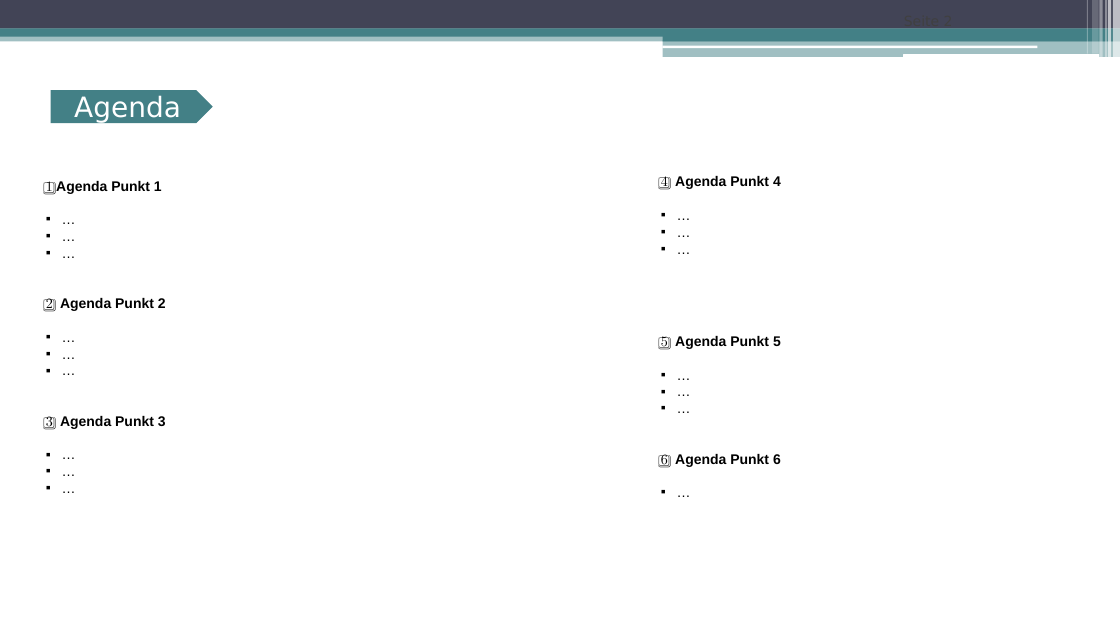
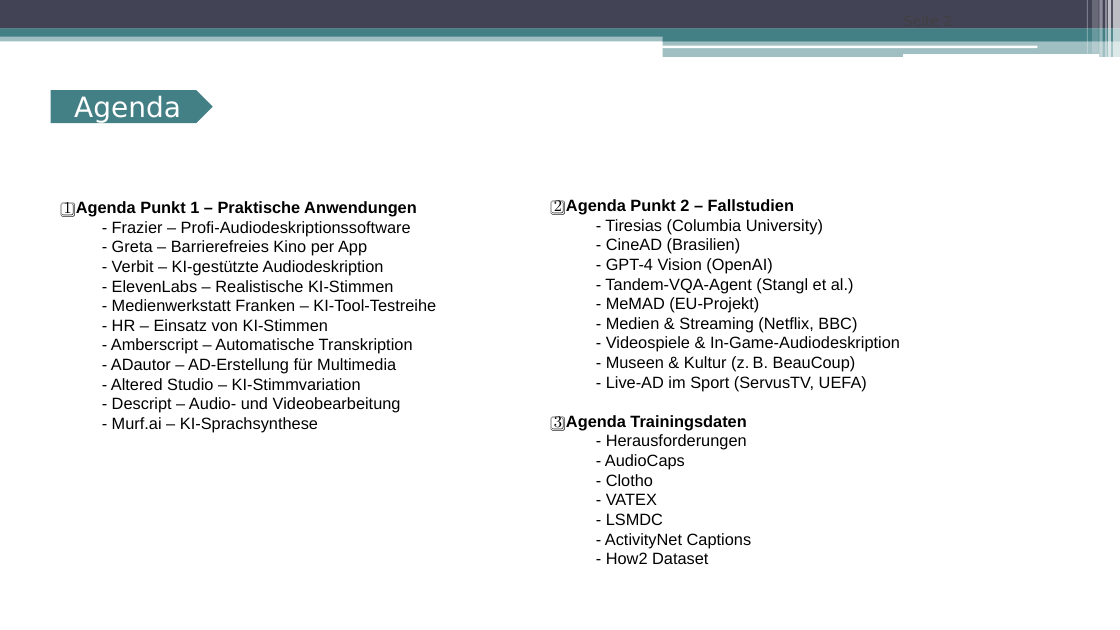
Before and after one commit to fhswf/descraibe, a slide deck: slide 2 of 20250424_Audiodeskription_Praktische Anwendungen und Fallstudien_v01.pptx. Drawn at 1120x630 pixels with LibreOffice and Linux fonts; fonts in the diff are those of the drawing. Boxes give left, top, right and bottom in pixels: in the first picture for what was removed or moved away, otherwise in the second. Text is boxed around its words. In the diff, an @@ line names an element or a change of style, - is before the commit and + after.

```diff
--- a/20250424_Audiodeskription_Praktische Anwendungen und Fallstudien_v01.pptx
+++ b/20250424_Audiodeskription_Praktische Anwendungen und Fallstudien_v01.pptx
@@ text at <box>64,201,436,433</box>: text changed; size 12 to 14 pt; bold off @@
-1️⃣ Agenda Punkt 1
-▪ …
-▪ …
-▪ …
-2️⃣ Agenda Punkt 2
-▪ …
-▪ …
-▪ …
-3️⃣ Agenda Punkt 3
-▪ …
-▪ …
-▪ …
+1️⃣ Agenda Punkt 1 – Praktische Anwendungen
+  - Frazier – Profi-Audiodeskriptionssoftware
+  - Greta – Barrierefreies Kino per App
+  - Verbit – KI-gestützte Audiodeskription
+  - ElevenLabs – Realistische KI-Stimmen
+  - Medienwerkstatt Franken – KI-Tool-Testreihe
+  - HR – Einsatz von KI-Stimmen
+  - Amberscript – Automatische Transkription
+  - ADautor – AD-Erstellung für Multimedia
+  - Altered Studio – KI-Stimmvariation
+  - Descript – Audio- und Videobearbeitung
+  - Murf.ai – KI-Sprachsynthese
@@ text at <box>554,199,900,564</box>: text changed; size 12 to 14 pt; bold off @@
-4️⃣ Agenda Punkt 4
-▪ …
-▪ …
-▪ …
-5️⃣ Agenda Punkt 5
-▪ …
-▪ …
-▪ …
-6️⃣ Agenda Punkt 6
-▪ …
+2️⃣ Agenda Punkt 2 – Fallstudien
+  - Tiresias (Columbia University)
+  - CineAD (Brasilien)
+  - GPT-4 Vision (OpenAI)
+  - Tandem-VQA-Agent (Stangl et al.)
+  - MeMAD (EU-Projekt)
+  - Medien & Streaming (Netflix, BBC)
+  - Videospiele & In-Game-Audiodeskription
+  - Museen & Kultur (z. B. BeauCoup)
+  - Live-AD im Sport (ServusTV, UEFA)
+3️⃣ Agenda Trainingsdaten
+  - Herausforderungen
+  - AudioCaps
+  - Clotho
+  - VATEX
+  - LSMDC
+  - ActivityNet Captions
+  - How2 Dataset
```
Also in this commit, not shown: 1 other slide changed, 28 slides added, 6 slides removed.
